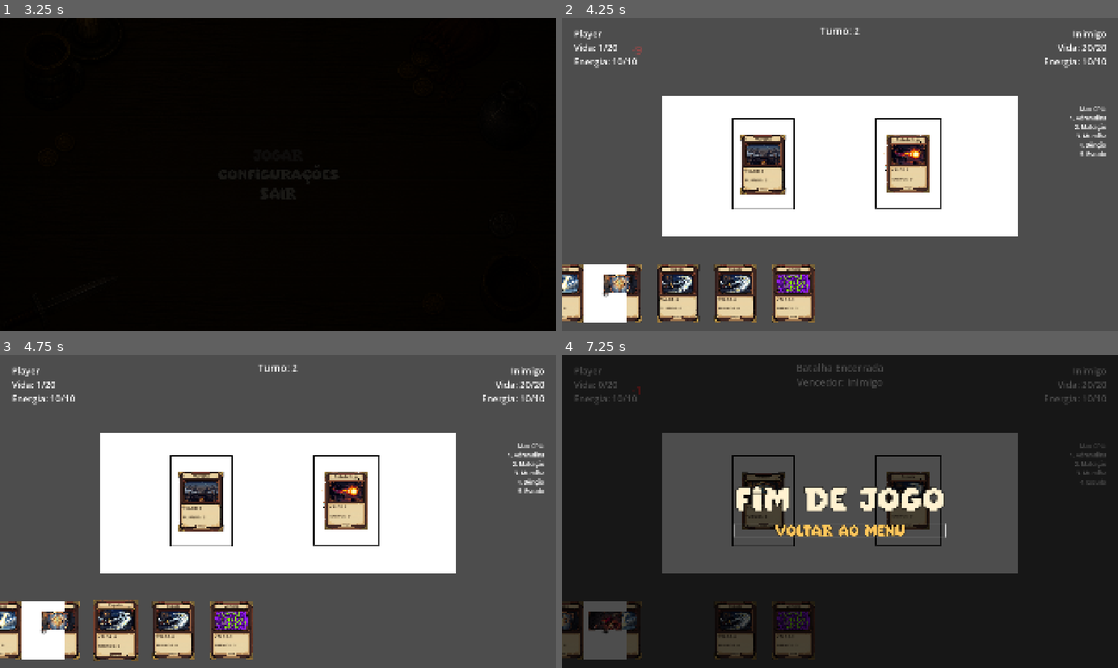
Above: before the commit, frames 1-4 (two rows, left to right).
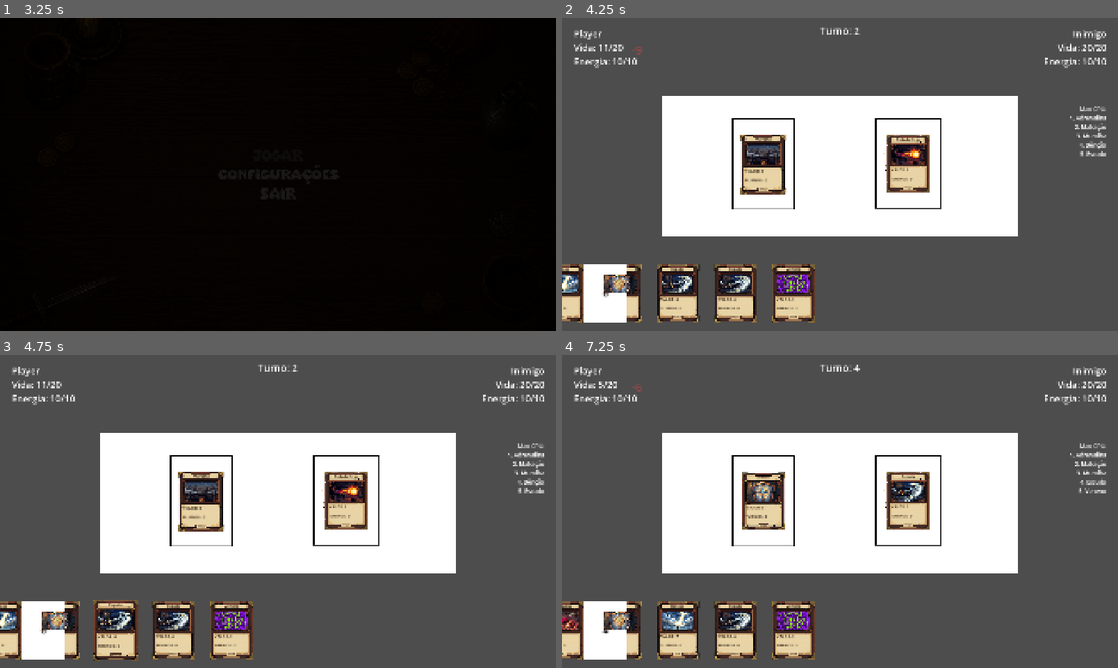
Above: after the commit, the same moments.

Repository: thenickfer/GamblersGambit
Game: Godot game, scene res://Scenes/title_screen.tscn
Same seed, same stepped clock (60 frames per second), same inputs: the game is played once before the commit and once after it. Before the commit the project starts from res://src/scenes/title_screen/title_screen.tscn.
Inputs (mouse positions are in pixels of both pictures, inside the frame that each line leads up to):
- Up to frame 1 (3.25 s): tap Enter at 0.5, 1.25, 2 s; move the mouse to (400, 158) at 0.52 s; click (400, 158) at 0.67 s; drag from (166, 190) to (250, 237) at 1.27 s; move the mouse to (333, 105) at 2.02 s; click (333, 105) at 2.17 s; click "JOGAR" at 2.75 s
- Up to frame 2 (4.25 s): drag from (706, 293) to (673, 127) at 3.52 s
- Up to frame 3 (4.75 s): drag from (200, 502) to (116, 630) at 4.27 s
- Up to frame 4 (7.25 s): tap Space at 5 s; drag from (734, 630) to (756, 433) at 5.02 s; move the mouse to (734, 630) at 5.77 s; click (734, 630) at 5.92 s; tap Enter at 6.5 s; drag from (678, 630) to (762, 502) at 6.52 s

Frame 1 is identical in both runs. In frame 2, less than 0.1% of the frame differs, in the area x 7-12%, y 8-11%; in frame 3, less than 0.1%; in frame 4, 99%, in the area x 0-100%, y 0-100%.

Commit message:
refactor: unifica estrutura de pastas (menu e assets para Scenes/Scripts/Assets)

Diff:
--- a/Scenes/CardScene.tscn
+++ b/Scenes/CardScene.tscn
@@ -82,7 +82,6 @@
 Vida:
 Energia:"
 script = ExtResource("8_cmbt")
-start_health = 10
 
 [node name="OpponentStats" type="Label" parent="." unique_id=437947903]
 offset_left = 1657.0
--- a/src/scenes/main_menu/main_menu.tscn
+++ b/Scenes/main_menu.tscn
@@ -1,8 +1,8 @@
 [gd_scene format=3 uid="uid://2x54e04puxcm"]
 
-[ext_resource type="Texture2D" uid="uid://j26ljim52dto" path="res://src/global_assets/background_menu.png" id="1_bg"]
-[ext_resource type="Script" uid="uid://e5yfpub68u2k" path="res://src/scenes/main_menu/main_menu.gd" id="2_script"]
-[ext_resource type="FontFile" uid="uid://cjf0rg7ma2ynq" path="res://src/global_assets/fonts/SuperPixel-m2L8j.ttf" id="3_font"]
+[ext_resource type="Texture2D" uid="uid://j26ljim52dto" path="res://Assets/background_menu.png" id="1_bg"]
+[ext_resource type="Script" uid="uid://e5yfpub68u2k" path="res://Scripts/main_menu.gd" id="2_script"]
+[ext_resource type="FontFile" uid="uid://cjf0rg7ma2ynq" path="res://Assets/fonts/SuperPixel-m2L8j.ttf" id="3_font"]
 
 [sub_resource type="StyleBoxEmpty" id="StyleBoxEmpty_focus"]
 
--- a/src/scenes/title_screen/title_screen.tscn
+++ b/Scenes/title_screen.tscn
@@ -1,8 +1,8 @@
 [gd_scene load_steps=4 format=3]
 
-[ext_resource type="Texture2D" path="res://src/global_assets/GAMBIT'S GAMBLER (1).png" id="1_bg"]
-[ext_resource type="Script" path="res://src/scenes/title_screen/title_screen.gd" id="2_script"]
-[ext_resource type="FontFile" uid="uid://cjf0rg7ma2ynq" path="res://src/global_assets/fonts/SuperPixel-m2L8j.ttf" id="3_font"]
+[ext_resource type="Texture2D" path="res://Assets/GAMBIT'S GAMBLER (1).png" id="1_bg"]
+[ext_resource type="Script" path="res://Scripts/title_screen.gd" id="2_script"]
+[ext_resource type="FontFile" uid="uid://cjf0rg7ma2ynq" path="res://Assets/fonts/SuperPixel-m2L8j.ttf" id="3_font"]
 
 [node name="TitleScreen" type="Control"]
 layout_mode = 3
--- a/Scripts/game_manager.gd
+++ b/Scripts/game_manager.gd
@@ -6,8 +6,8 @@
 const CARD_SCENE_PATH = "res://Scenes/Card.tscn"
 const MAX_HAND_SIZE = 5
 
-const MENU_FONT = preload("res://src/global_assets/fonts/SuperPixel-m2L8j.ttf")
-const MAIN_MENU_SCENE = "res://src/scenes/main_menu/main_menu.tscn"
+const MENU_FONT = preload("res://Assets/fonts/SuperPixel-m2L8j.ttf")
+const MAIN_MENU_SCENE = "res://Scenes/main_menu.tscn"
 const TEXT_COLOR = Color(1, 0.95, 0.82, 1)
 const TEXT_HIGHLIGHT = Color(1, 0.78, 0.36, 1)
 
@@ -248,6 +248,8 @@
 	tween.tween_property(label, "position", start_pos + Vector2(0, -20), 0.4)
 	tween.parallel().tween_property(label, "modulate:a", 0.0, 0.4)
 	tween.finished.connect(func():
+		if not is_instance_valid(label):
+			return
 		label.visible = false
 		label.modulate.a = 1.0
 		label.position = start_pos
--- a/src/scenes/title_screen/title_screen.gd
+++ b/Scripts/title_screen.gd
@@ -2,7 +2,7 @@
 
 @export var fade_duration: float = 1.5
 @export var transition_duration: float = 0.6
-@export_file("*.tscn") var next_scene: String = "res://src/scenes/main_menu/main_menu.tscn"
+@export_file("*.tscn") var next_scene: String = "res://Scenes/main_menu.tscn"
 
 @onready var fade_overlay: ColorRect = $FadeOverlay
 @onready var prompt: Label = $Prompt
--- a/project.godot
+++ b/project.godot
@@ -11,7 +11,7 @@
 [application]
 
 config/name="Novo Projeto de Jogo"
-run/main_scene="res://src/scenes/title_screen/title_screen.tscn"
+run/main_scene="res://Scenes/title_screen.tscn"
 config/features=PackedStringArray("4.6", "Forward Plus")
 
 [display]
Renamed: src/global_assets/GAMBIT'S GAMBLER (1).png -> Assets/GAMBIT'S GAMBLER (1).png
Not shown, changed: Assets/GAMBIT'S GAMBLER (1).png.import
Renamed: src/global_assets/background_menu.png -> Assets/background_menu.png
Not shown, changed: Assets/background_menu.png.import
Renamed: src/global_assets/fonts/Snowbell-Wp4g9.ttf -> Assets/fonts/Snowbell-Wp4g9.ttf
Not shown, changed: Assets/fonts/Snowbell-Wp4g9.ttf.import
Renamed: src/global_assets/fonts/SuperPixel-m2L8j.ttf -> Assets/fonts/SuperPixel-m2L8j.ttf
Not shown, changed: Assets/fonts/SuperPixel-m2L8j.ttf.import
Renamed: src/scenes/main_menu/main_menu.gd -> Scripts/main_menu.gd
Renamed: src/scenes/main_menu/main_menu.gd.uid -> Scripts/main_menu.gd.uid
Renamed: src/scenes/title_screen/title_screen.gd.uid -> Scripts/title_screen.gd.uid
